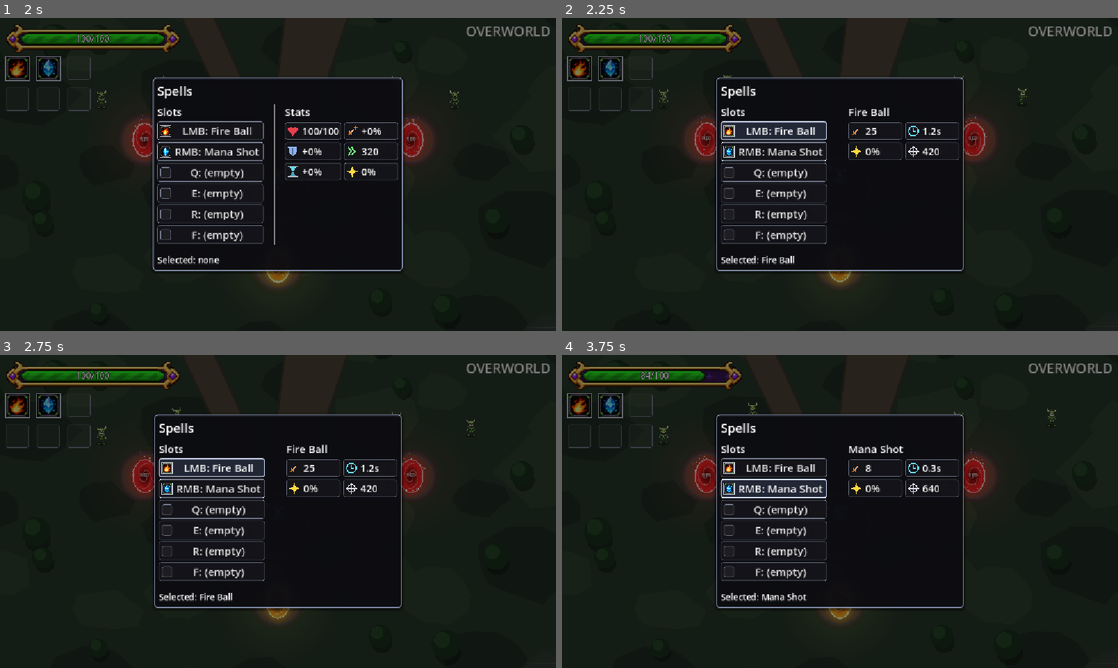
Above: before the commit, frames 1-4 (two rows, left to right).
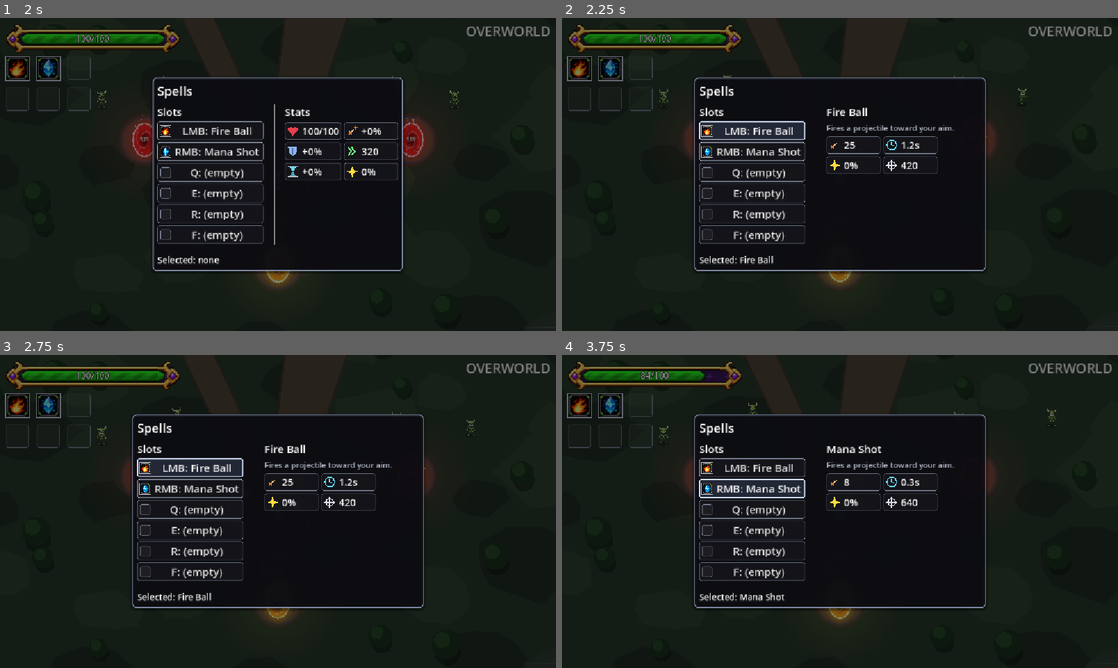
Above: after the commit, the same moments.

Repository: BestestGameStudio/gangU
Game: Godot game, scene res://scenes/main.tscn
Two runs of this game, one before a commit and one after it. Both use one fixed random seed, a clock stepped at 60 frames per second and the inputs below.
Inputs (mouse positions are in pixels of both pictures, inside the frame that each line leads up to):
- Up to frame 1 (2 s): tap Enter at 0.5 s; move the mouse to (250, 237) at 0.52 s; hold W (move_up) 0.53-1.25 s; hold Space (cast) 0.53-1.25 s; click (250, 237) at 0.67 s; tap Tab (equip_panel) at 0.8 s; drag from (444, 221) to (278, 299) at 1.27 s
- Up to frame 2 (2.25 s): click "LMB: Fire Ball" at 2 s
- Up to frame 3 (2.75 s): no input
- Up to frame 4 (3.75 s): click "LMB: Fire Ball" at 2.75 s; click "RMB: Mana Shot" at 3.5 s

Frame 1 is identical in both runs. In frame 2, 5.6% of the frame differs, in the area x 23-77%, y 18-81%; in frame 3, 5.6%; in frame 4, 5.6%.

Commit message:
feat(ui): selected-spell descriptions in Tab stats panel (#399) (#403)
* wip(ui): start isolated selected-spell description provider (#399)

Added a class for player-facing spell descriptions.

* Rename scripts/scripts/spell_description.gd to scripts/spell_description.gd

* Refactor spell description function for clarity

* Add description label and related methods

Added a description label to display additional information about the selected spell. Updated methods to set and retrieve the description text.

* Update stats box description with selected spell

* Add spell description tests and validation logic

This script tests the behavior and descriptions of various spells, ensuring that they meet specific criteria and that the UI reflects the correct information based on user interactions.

* Add spell_description.gd.uid file

* Add test399_spell_descriptions.gd.uid file

Diff:
--- a/scripts/equip_panel.gd
+++ b/scripts/equip_panel.gd
@@ -247,6 +247,7 @@
 func _refresh_stats() -> void:
 	if _player == null:
 		return
+	_stats_box.set_description(SpellDescription.for_spell(_selected))
 	if _selected != null:
 		_stats_box.set_entries(_selected.spell_name, StatSheet.spell_entries(_selected, _player, _caster))
 	else:
--- /dev/null
+++ b/scripts/spell_description.gd
@@ -0,0 +1,71 @@
+class_name SpellDescription
+extends RefCounted
+## #399: read-only behavior copy, derived from the same fields consumed by
+## SpellCaster, Projectile and the concrete attack nodes. Tags such as burn
+## are metadata, not promises of damage-over-time. No stat math lives here.
+## Do not key on spell_name: all Spirit Punch tiers share the same name.
+
+static func for_spell(s: Spell) -> String:
+	if s == null:
+		return ""
+	var parts: PackedStringArray = []
+	if s.terrain_block != &"":
+		parts.append("Places a breakable terrain block at the aimed cell, if the cell allows it.")
+	if s.summon != null:
+		parts.append("Summons an ally to fight for you, subject to the shared summon cap.")
+	if s.freeze_radius > 0.0:
+		parts.append("Creates a freeze bubble where you cast. Enemies, summons and projectiles inside stop; you can still move.")
+	if s.hammer_radius > 0.0:
+		parts.append("Swings a hammer down at the aim point, damaging enemies around the impact.")
+		if s.hammer_vortex_radius > 0.0:
+			parts.append("Hold to pull enemies into a vortex; release to swing.")
+		if s.hammer_kill_crit > 0.0:
+			parts.append("Hammer kills build bonus crit chance for the run.")
+		if s.hammer_crit_scale > 0.0:
+			parts.append("Crit chance also increases the strike area, up to its cap.")
+		if s.hammer_combo_cdr > 0.0:
+			parts.append("Consecutive hits shorten cooldown; a miss or long idle resets the combo.")
+		if s.hammer_jump:
+			parts.append("Jumping protects you during wind-up; the shockwave hits enemies the hammer missed.")
+		if s.hammer_dice_every > 0:
+			parts.append("Every %d consecutive hits roll a reward die." % s.hammer_dice_every)
+	elif s.shield_radius > 0.0:
+		parts.append("Surrounds you with a bubble that damages touching enemies and absorbs enemy shots until it pops or expires.")
+		if s.shield_push_radius > 0.0 and s.shield_push_force > 0.0:
+			parts.append("Pushes nearby enemies away when it ends.")
+		if s.shield_shot != null:
+			parts.append("Cast again while active to fire a Water Ball and shrink the bubble.")
+	elif s.rain_duration > 0.0:
+		parts.append("Creates a rain zone at the aim point. Falling drops splash nearby enemies on landing.")
+	elif s.splash_radius > 0.0:
+		if s.projectile_count > 1:
+			parts.append("Lobs %d water balls around the aim point; each splashes nearby enemies on landing." % s.projectile_count)
+		else:
+			parts.append("Lobs a water ball at the aim point, splashing nearby enemies on landing.")
+	elif s.projectile_count > 0:
+		if s.launch_speed > 0.0:
+			parts.append("Launches you toward your aim before attacking.")
+		if s.tags.has(SpellTags.MELEE):
+			parts.append("Fires a short-range punch toward your aim.")
+		elif s.projectile_count > 1:
+			parts.append("Fires %d projectiles toward your aim in a spread." % s.projectile_count)
+		else:
+			parts.append("Fires a projectile toward your aim.")
+		if s.burst_count > 1:
+			parts.append("Repeats the attack %d times per cast, following your aim between attacks." % s.burst_count)
+		if s.recast_redirect:
+			if s.redirect_limit > 0:
+				parts.append("Press again to redirect flying shots toward your cursor, up to %d time(s) per shot." % s.redirect_limit)
+			else:
+				parts.append("Press again to redirect flying shots toward your cursor.")
+		if s.cursor_chase_time < 0.0:
+			parts.append("Shots keep turning toward your cursor.")
+		elif s.cursor_chase_time > 0.0:
+			parts.append("Shots briefly turn toward your cursor after firing or redirecting.")
+		if s.tags.has(SpellTags.HOMING):
+			parts.append("Shots turn toward nearby enemies.")
+		if s.pierce_hits > 0:
+			parts.append("Shots stay until %d hits land and can hit the same enemy again after a short delay." % s.pierce_hits)
+		elif s.tags.has(SpellTags.PIERCING):
+			parts.append("Shots pass through enemies instead of stopping at the first hit.")
+	return " ".join(parts)
--- a/scripts/stat_grid.gd
+++ b/scripts/stat_grid.gd
@@ -18,6 +18,7 @@
 const VALUE_FONT := 20
 const TITLE_FONT := 22
 
+var _description: Label
 var _header: Label
 var _grid: GridContainer
 var _ids: Array[StringName] = []
@@ -116,6 +117,15 @@
 	_header.name = "Header"
 	_header.add_theme_font_size_override("font_size", TITLE_FONT)
 	add_child(_header)
+	_description = Label.new()
+	_description.name = "Description"
+	_description.custom_minimum_size.x = 320.0
+	_description.autowrap_mode = TextServer.AUTOWRAP_WORD_SMART
+	_description.add_theme_font_size_override("font_size", 16)
+	_description.add_theme_color_override("font_color", UiStyle.TEXT_DIM)
+	_description.mouse_filter = Control.MOUSE_FILTER_IGNORE
+	_description.hide()
+	add_child(_description)
 	_grid = GridContainer.new()
 	_grid.name = "Grid"
 	_grid.columns = COLUMNS
@@ -138,6 +148,15 @@
 	for i in entries.size():
 		(_grid.get_child(i) as StatCell).set_entry(entries[i])
 
+## Description belongs to the selected spell, never a stat cell or tooltip.
+## Calling this repeatedly leaves live/hovered stat cells untouched.
+func set_description(text: String) -> void:
+	_description.text = text
+	_description.visible = not text.is_empty()
+
+func description() -> String:
+	return _description.text
+
 func title() -> String:
 	return _header.text
 
--- /dev/null
+++ b/scripts/test399_spell_descriptions.gd
@@ -0,0 +1,78 @@
+extends SceneTree
+## #399: copy is behavior-derived, pure, and lives outside stat cells.
+var failures := 0
+
+func check(ok: bool, label: String) -> void:
+	if not ok:
+		failures += 1
+	print("[399] ", label, " -> ", "PASS" if ok else "FAIL")
+
+func description(file: String) -> String:
+	return SpellDescription.for_spell(load("res://resources/spells/%s.tres" % file))
+
+func _initialize() -> void:
+	check(SpellDescription.for_spell(null).is_empty(), "null selection has no description")
+	var dir := DirAccess.open("res://resources/spells")
+	var count := 0
+	for file in dir.get_files():
+		if not file.ends_with(".tres"):
+			continue
+		var s := load("res://resources/spells/" + file) as Spell
+		if s == null:
+			continue
+		var before := var_to_str(s)
+		var text := SpellDescription.for_spell(s)
+		check(not text.is_empty(), "%s has behavior copy" % file)
+		check(text == SpellDescription.for_spell(s) and before == var_to_str(s), "%s deterministic and read-only" % file)
+		count += 1
+	check(count >= 40, "all existing spell resources covered: %d" % count)
+	check(description("spirit_punch_bubble").contains("freeze bubble") and not description("spirit_punch_bubble").contains("punch toward"), "freeze-only Spirit Punch never promises a punch")
+	check(description("spirit_punch_launch").contains("Launches") and description("spirit_punch_launch").contains("3 times"), "same-name Spirit Punch tiers use behavior fields")
+	check(description("water_ball_guided").contains("1 time(s)"), "Guided once-per-shot redirect")
+	check(description("water_ball_seeking").contains("briefly turn"), "Seeking cursor chase")
+	check(description("water_ball_tidal").contains("until 5 hits") and description("water_ball_tidal").contains("same enemy again"), "Tidal total hit budget and rehit")
+	check(description("big_ball").contains("shrink") and description("big_ball").contains("Pushes"), "Big Ball recast and end push")
+	check(description("heavy_rain").contains("rain zone") and not description("heavy_rain").contains("Lobs"), "rain takes priority over splash fields")
+	check(description("stone_hammer_gambler").contains("8 consecutive") and description("stone_hammer_gambler").contains("shockwave"), "Gambler combo and jump")
+	check(description("stone_hammer_vortex").contains("Hold") and description("stone_hammer_vortex").contains("bonus crit"), "Vortex includes inherited behavior")
+	check(description("mana_shot_lance").contains("pass through"), "piercing behavior")
+	check(description("fire_ball_beam_homing").contains("nearby enemies"), "homing behavior")
+	check(not description("fire_ball").contains("burn") and not description("frost_shard").contains("slow"), "metadata never invents burn or slow mechanics")
+	check(description("summon_ally").contains("shared summon cap"), "summon cap caveat")
+	check(description("stone_block").contains("cell allows"), "block placement caveat")
+
+	var stage := Node2D.new()
+	root.add_child(stage)
+	current_scene = stage
+	var player: Player = load("res://scenes/player.tscn").instantiate()
+	player.add_to_group("player")
+	stage.add_child(player)
+	await process_frame
+	var caster: SpellCaster = player.get_node("SpellCaster")
+	var spell: Spell = load("res://resources/spells/stone_hammer_gambler.tres")
+	caster.unlock_spell(spell)
+	var panel := EquipPanel.new()
+	panel.player_path = NodePath("../Player")
+	stage.add_child(panel)
+	await process_frame
+	panel.show_panel()
+	var grid := panel._stats_box
+	check(grid.description().is_empty() and not grid.get_node("Description").visible, "player stats hide description")
+	var slot := caster.get_slots().find(spell)
+	panel._slot_buttons[slot].pressed.emit()
+	await process_frame
+	check(grid.description() == SpellDescription.for_spell(spell), "slot selection shows selected resource description")
+	check(grid.get_node("Description").visible, "description label visible")
+	var damage_cell := grid.cell(&"damage")
+	player.stats.add(StatModifier.flat(PlayerStats.COOLDOWN_REDUCTION, 0.2))
+	await process_frame
+	check(grid.cell(&"damage") == damage_cell and grid.description() == SpellDescription.for_spell(spell), "live refresh preserves cells and description")
+	panel._slot_buttons[slot].pressed.emit()
+	check(grid.description().is_empty() and not grid.get_node("Description").visible, "deselect clears stale description")
+	panel._slot_buttons[slot].pressed.emit()
+	panel.hide_panel()
+	panel.show_panel()
+	check(grid.description().is_empty(), "reopen resets selection and description")
+	check(grid.get_node("Grid").get_child_count() == grid.cell_ids().size(), "description is outside stat cells")
+	print("RESULT: ", "ALL PASS" if failures == 0 else "%d FAILURES" % failures)
+	quit(0 if failures == 0 else 1)
Not shown, added: scripts/spell_description.gd.uid
Not shown, added: scripts/test399_spell_descriptions.gd.uid
